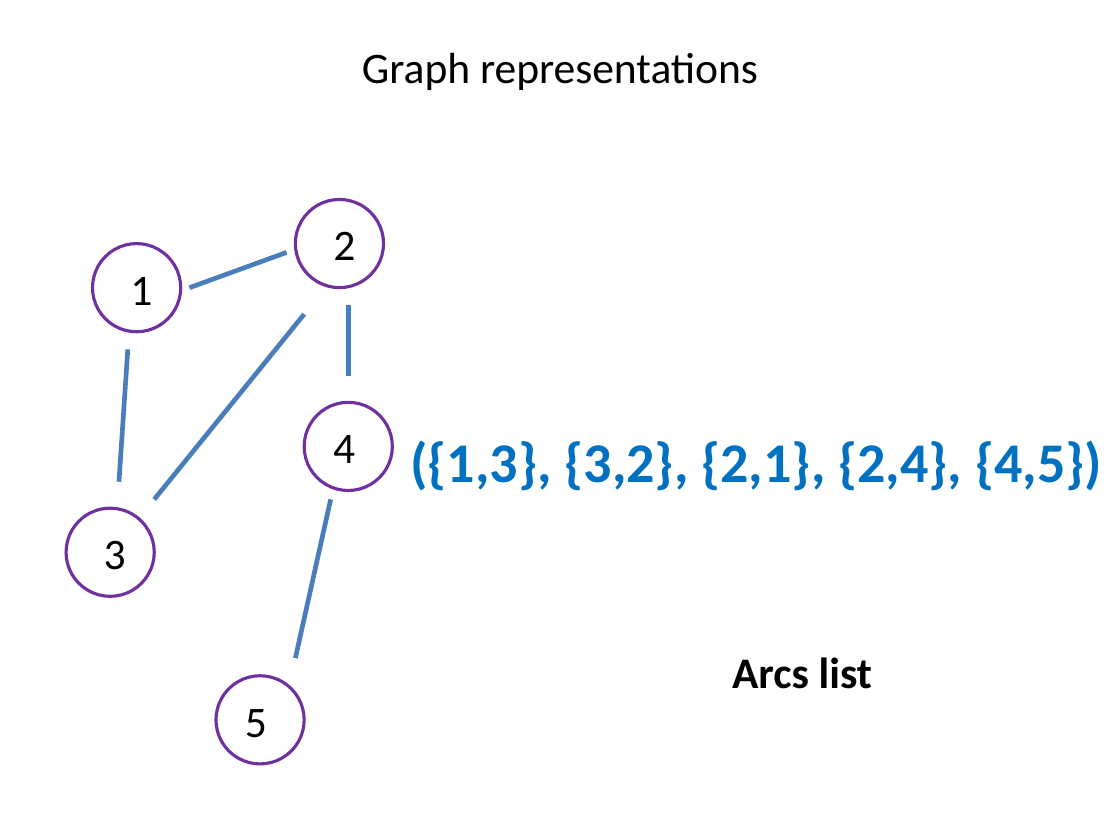
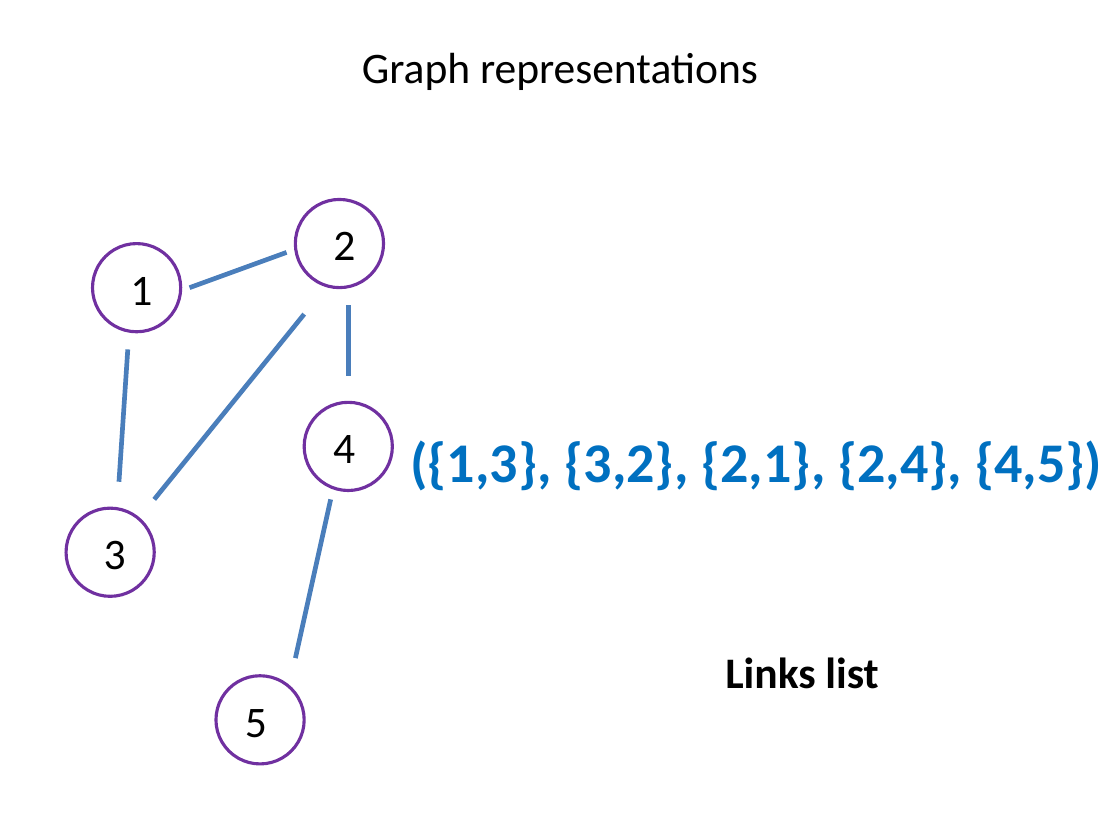
Before and after one commit to SteinbergOB/GraphAlgorithms_en, a slide deck: slide 51 of Presentation/Lection 0.pptx (slide 50 before the commit). Drawn at 1120x840 pixels with LibreOffice and Linux fonts; fonts in the diff are those of the drawing. Boxes give left, top, right and bottom in pixels: in the first picture for what was removed or moved away, otherwise in the second. Text is boxed around its words. In the diff, an @@ line names an element or a change of style, - is before the commit and + after.

```diff
--- a/Presentation/Lection 0.pptx
+++ b/Presentation/Lection 0.pptx
@@ text at <box>725,657,878,689</box>: text changed @@
-Arcs list
+Links list
```
Also in this commit, not shown: 2 other slides changed, 4 slides added, 1 other file.
